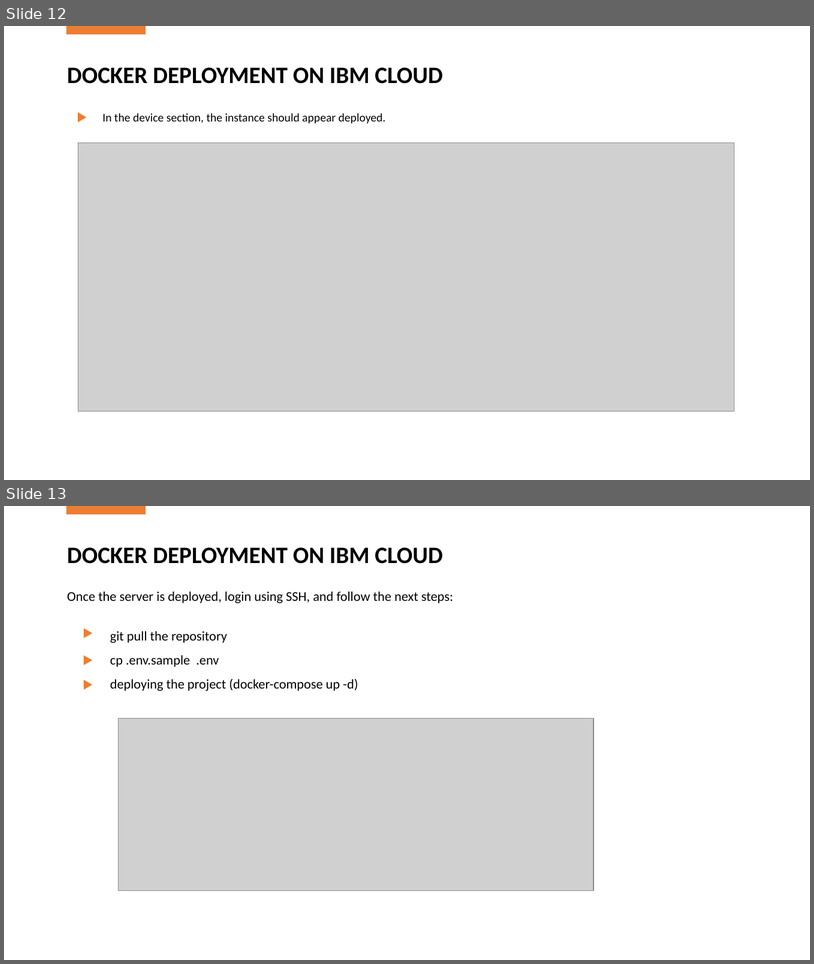
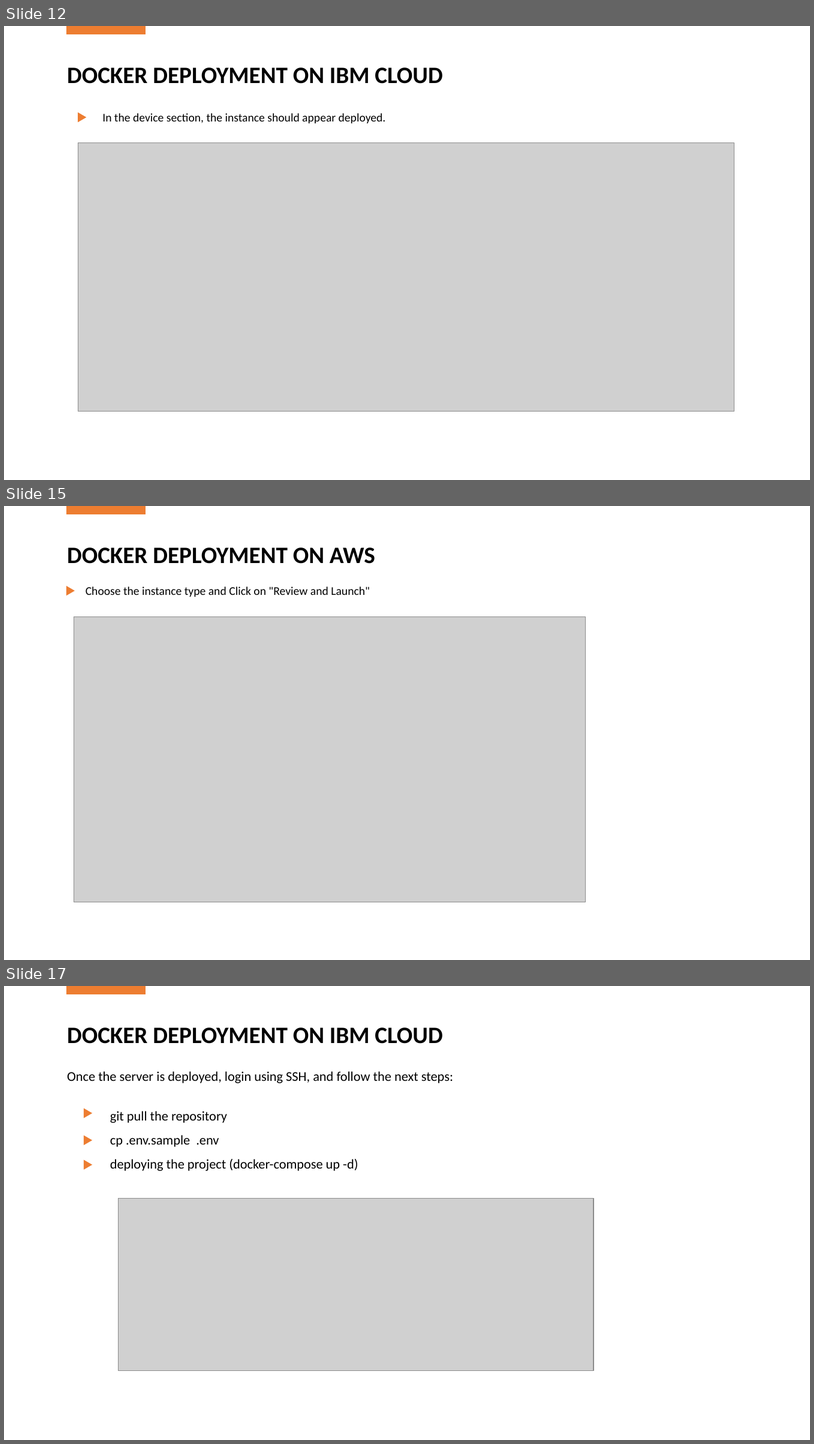
Before and after one commit to jkh400/random99, a slide deck: Final Project.pptx. Shown one above the other, each under a label of ours: slides 12 and 13 before the commit, slides 12, 15 and 17 after it; the slides between them are not shown. The pictures are 814x964 and 814x1444 pixels, drawn with LibreOffice and Linux fonts; fonts in the diff are those of the drawing; grey boxes stand for pictures. Boxes give left, top, right and bottom in pixels: in the first picture for what was removed or moved away, otherwise in the second. Text is boxed around its words. In the diff, an @@ line names an element or a change of style, - is before the commit and + after.

```diff
--- a/Final Project.pptx
+++ b/Final Project.pptx
@@ slide 15 added at <box>4,506,810,960</box>, background #FFFFFF @@
@@ rectangle added at <box>67,506,145,514</box>, fill #ED7D31, outline #ED7D31 1 pt @@
@@ text added at <box>67,547,375,564</box>, 28 pt, text #000000, bold @@
+DOCKER DEPLOYMENT ON AWS
@@ triangle added at <box>67,586,74,595</box>, fill #ED7D31, outline #ED7D31 1 pt @@
@@ text added at <box>86,586,370,597</box>, 14 pt, text #000000 @@
+Choose the instance type and Click on "Review and Launch"
@@ picture added at <box>74,617,586,901</box> @@
@@ what was slide 13 is now slide 17 @@
```
Also in this commit, not shown: 3 other slides added, 1 other file.
